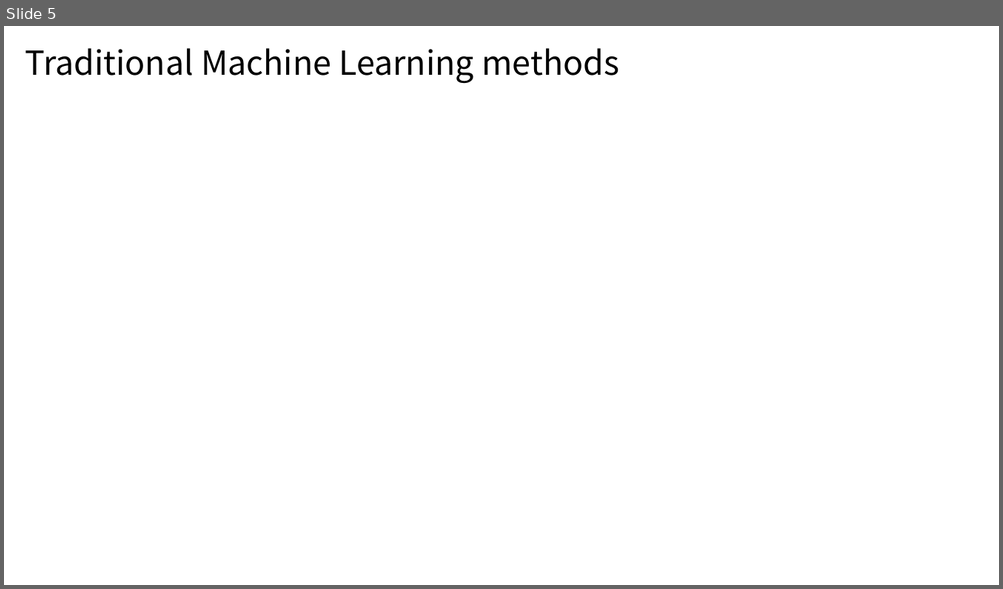
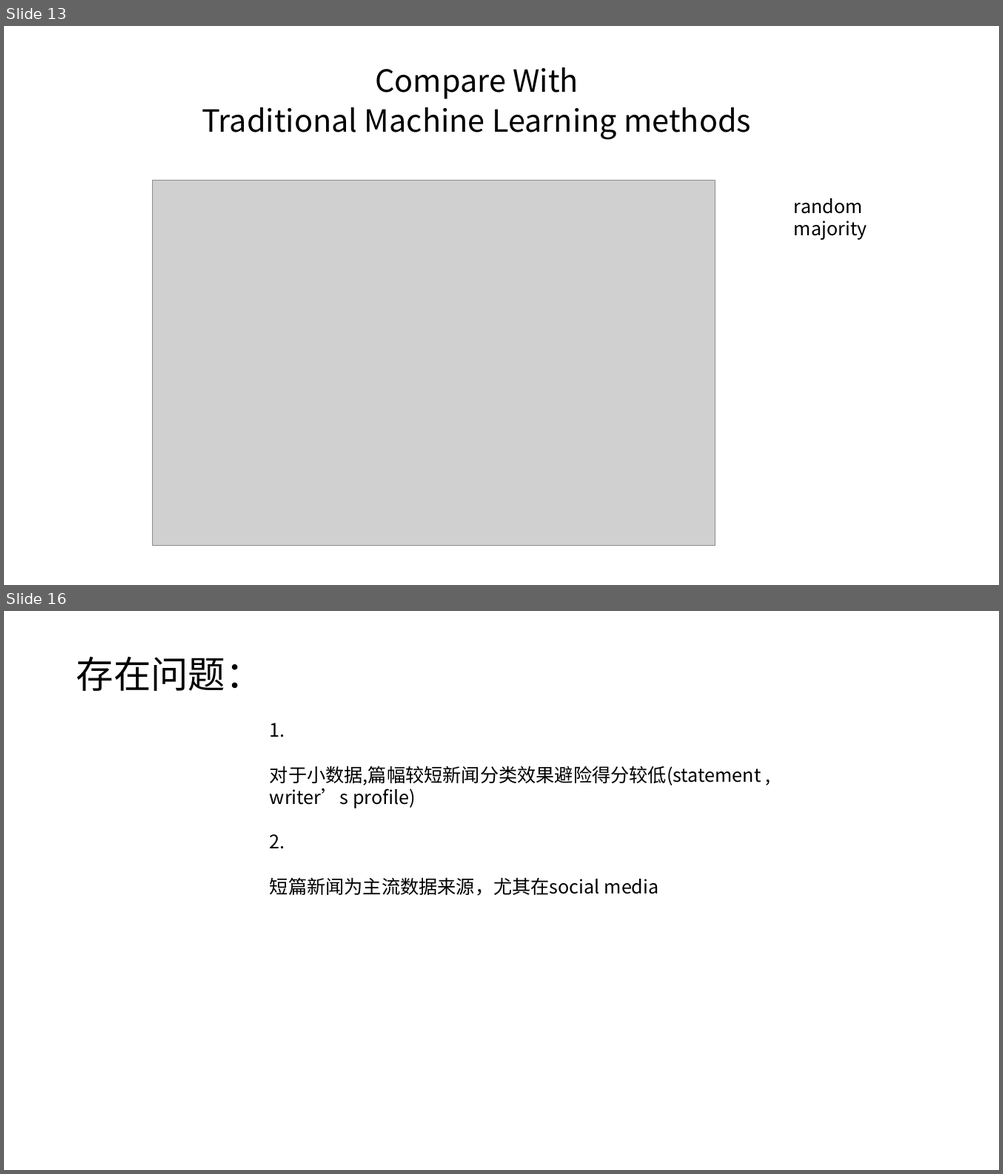
Before and after one commit to SpringFoggy23/FYP, a slide deck: Fake news detection.pptx. Shown one above the other, each under a label of ours: slide 5 before the commit, slides 13 and 16 after it; the slides between them are not shown. The pictures are 1003x589 and 1003x1174 pixels, drawn with LibreOffice and Linux fonts; fonts in the diff are those of the drawing; grey boxes stand for pictures. Boxes give left, top, right and bottom in pixels: in the first picture for what was removed or moved away, otherwise in the second. Text is boxed around its words. In the diff, an @@ line names an element or a change of style, - is before the commit and + after.

```diff
--- a/Fake news detection.pptx
+++ b/Fake news detection.pptx
@@ slide 16 added at bbox=[4, 611, 999, 1170], background #FFFFFF @@
@@ text added at bbox=[77, 656, 263, 691], 36 pt, text #000000 @@
+存在问题：
@@ text added at bbox=[270, 723, 761, 896], 18 pt, text #000000 @@
+1.
+对于小数据,篇幅较短新闻分类效果避险得分较低(statement , writer’s profile)
+2.
+短篇新闻为主流数据来源，尤其在social media
@@ what was slide 5 is now slide 13 @@
@@ slide 13 changed as well @@
@@ subtitle "Compare With": place and size @@
-subtitle "Compare With" at bbox=[25, 48, 619, 84]
+subtitle "Compare With" at bbox=[202, 67, 751, 140]
@@ subtitle at bbox=[375, 67, 578, 99]: paragraph added @@
+Compare With
@@ subtitle at bbox=[202, 107, 751, 140]: size 32 to 29.6 pt in "Traditional Machine Learning methods"; line spacing 0.9 to 0.8 @@
@@ picture added at bbox=[153, 181, 715, 546] @@
@@ text added at bbox=[794, 198, 867, 240], 18 pt, text #000000 @@
+random
+majority
```
Also in this commit, not shown: 7 other slides changed, 24 other slides added, 11 slides removed, 23 other files.
